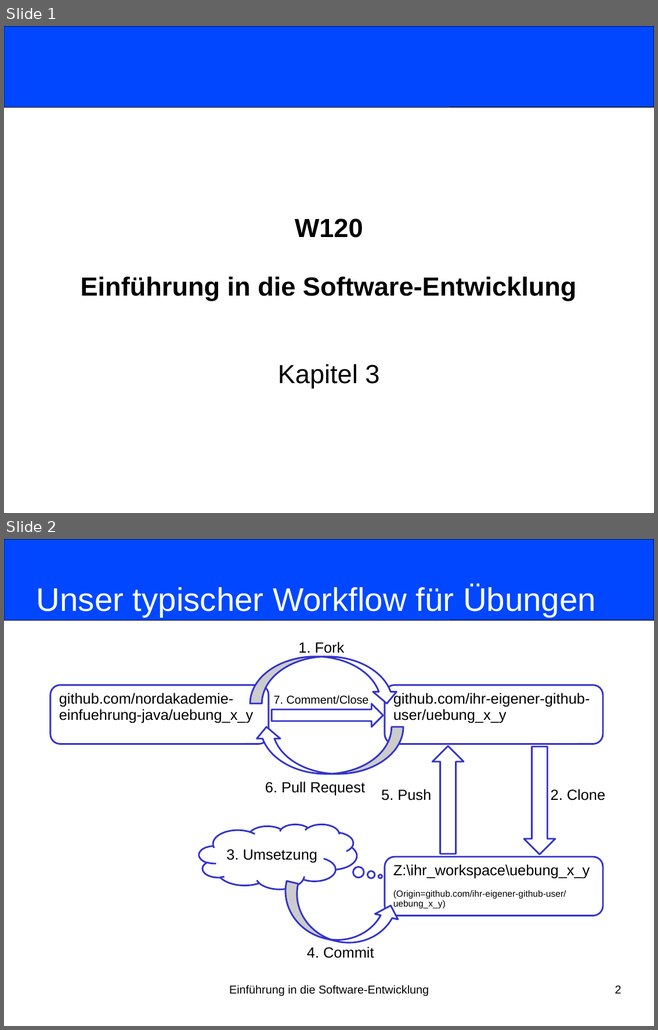
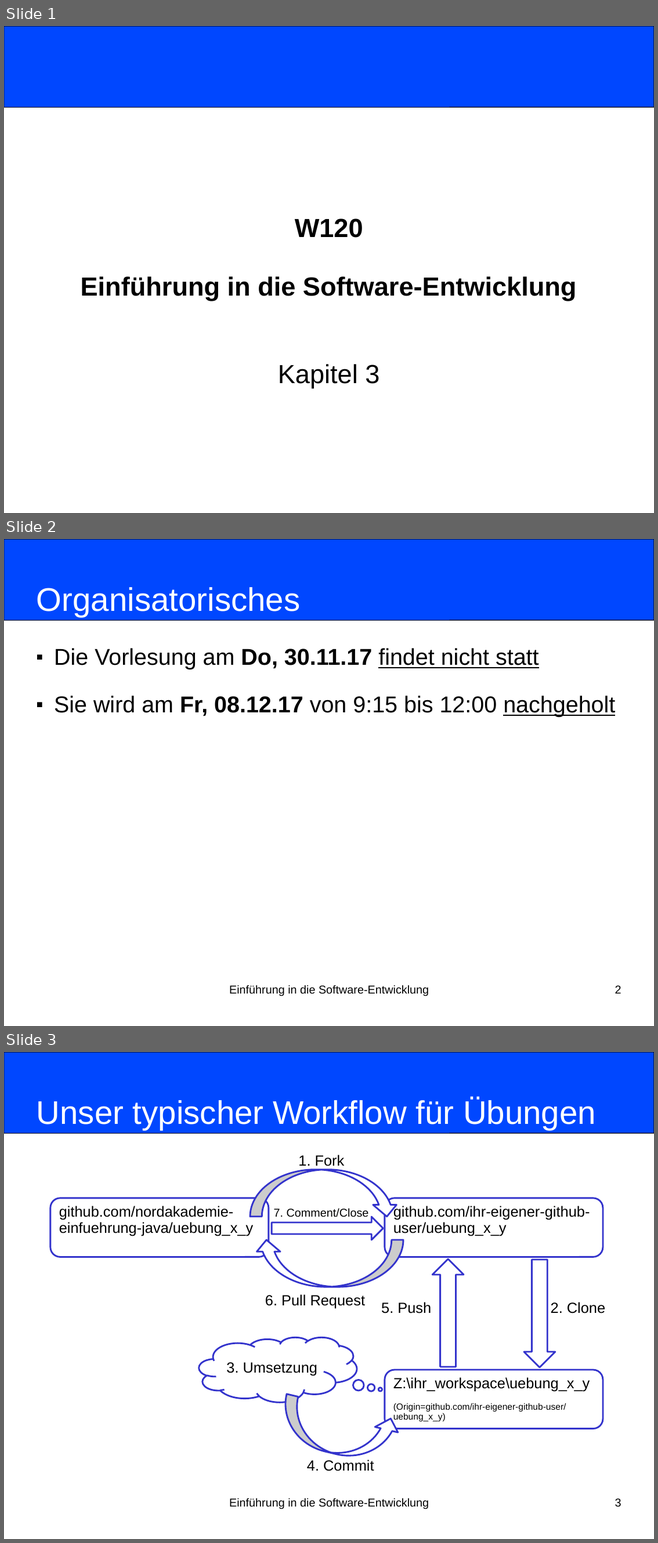
Before and after one commit to nordakademie-einfuehrung-java/vorlesungsskript, a slide deck: folien/Semester_03_Termin_03_Kapitel03.pptx. Shown one above the other, each under a label of ours: slides 1 and 2 before the commit, slides 1, 2 and 3 after it. The pictures are 658x1030 and 658x1543 pixels, drawn with LibreOffice and Linux fonts; fonts in the diff are those of the drawing. Boxes give left, top, right and bottom in pixels: in the first picture for what was removed or moved away, otherwise in the second. Text is boxed around its words. In the diff, an @@ line names an element or a change of style, - is before the commit and + after.

Commit message:
Neue Folie wg. Vorlesungsverlegung

```diff
--- a/folien/Semester_03_Termin_03_Kapitel03.pptx
+++ b/folien/Semester_03_Termin_03_Kapitel03.pptx
@@ slide 2 added at (x1=4, y1=539, x2=654, y2=1026), background #FFFFFF @@
@@ rounded rectangle added at (x1=4, y1=539, x2=654, y2=620), fill #0047FF, outline #000000 0.75 pt @@
@@ title added at (x1=36, y1=587, x2=300, y2=617), 40 pt, text #FFFFFF @@
+Organisatorisches
@@ subtitle added at (x1=54, y1=648, x2=615, y2=717), 28 pt, text #000000 @@
+■ Die Vorlesung am Do, 30.11.17 findet nicht statt
+■ Sie wird am Fr, 08.12.17 von 9:15 bis 12:00 nachgeholt
@@ text added at (x1=229, y1=985, x2=429, y2=996), 14 pt, text #000000 @@
+Einführung in die Software-Entwicklung
@@ page number added at (x1=615, y1=986, x2=621, y2=994), 14 pt, text #000000 @@
+2
@@ what was slide 2 is now slide 3 @@
@@ page number at (x1=615, y1=1499, x2=621, y2=1507): text changed @@
-2
+3
```
